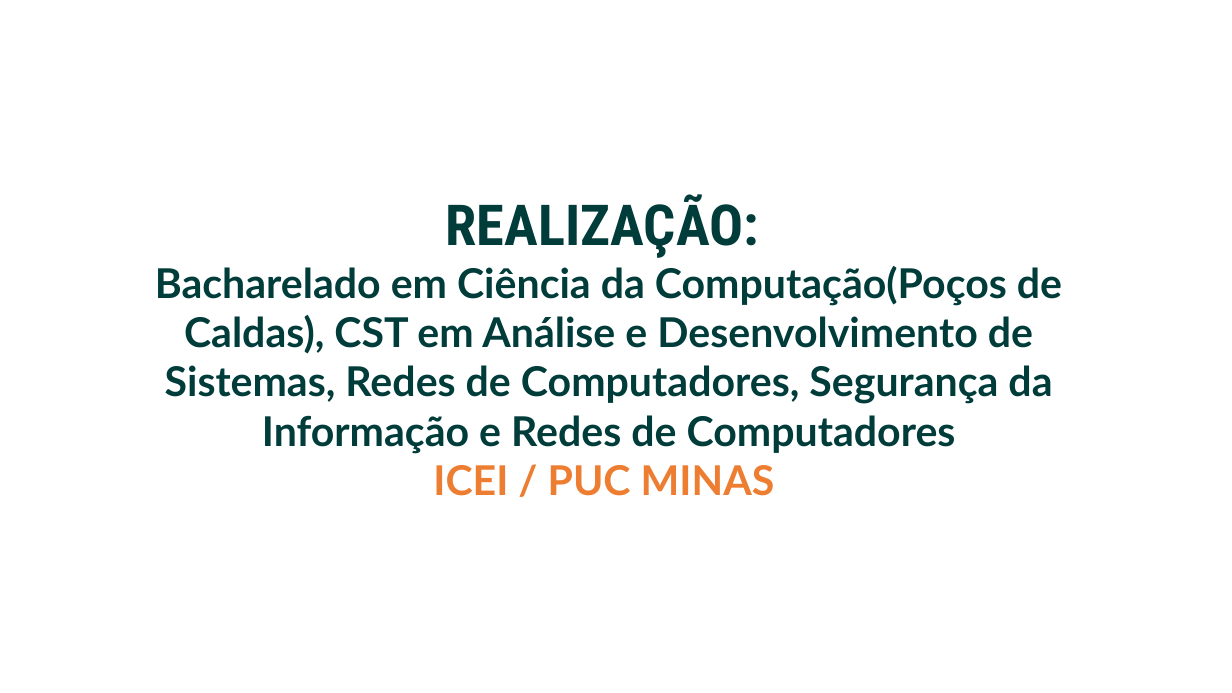
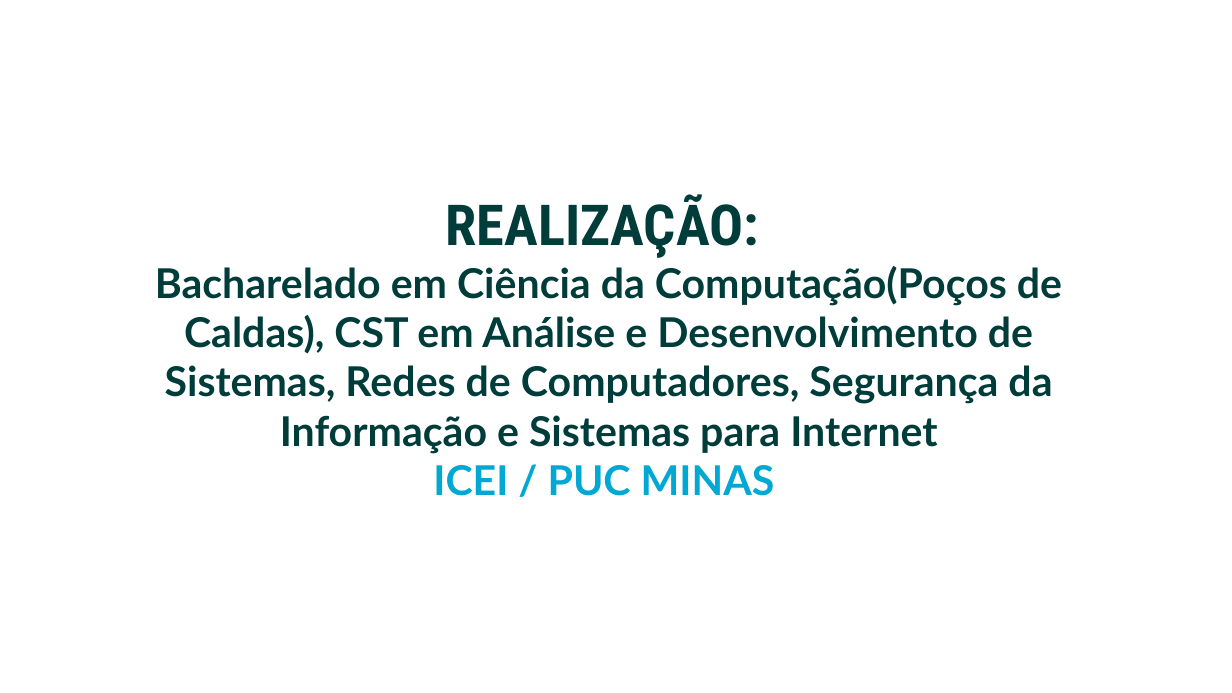
Before and after one commit to gomesluiz/introducao-dev-app-gpt-e-chatgpt, a slide deck: slide 2 of slides/2023-11-21-iceitalks.pptx. Drawn at 1232x693 pixels with LibreOffice and Linux fonts; fonts in the diff are those of the drawing. Boxes give left, top, right and bottom in pixels: in the first picture for what was removed or moved away, otherwise in the second. Text is boxed around its words. In the diff, an @@ line names an element or a change of style, - is before the commit and + after.

```diff
--- a/slides/2023-11-21-iceitalks.pptx
+++ b/slides/2023-11-21-iceitalks.pptx
@@ text at (x1=155, y1=266, x2=1062, y2=454): text changed @@
-Bacharelado em Ciência da Computação(Poços de Caldas), CST em Análise e Desenvolvimento de Sistemas, Redes de Computadores, Segurança da Informação e Redes de Computadores
+Bacharelado em Ciência da Computação(Poços de Caldas), CST em Análise e Desenvolvimento de Sistemas, Redes de Computadores, Segurança da Informação e Sistemas para Internet
@@ text at (x1=433, y1=465, x2=775, y2=496): text colour #ED7D31 to #00A8D3 in "ICEI / PUC MINAS" @@
```
Also in this commit, not shown: 4 other files.
